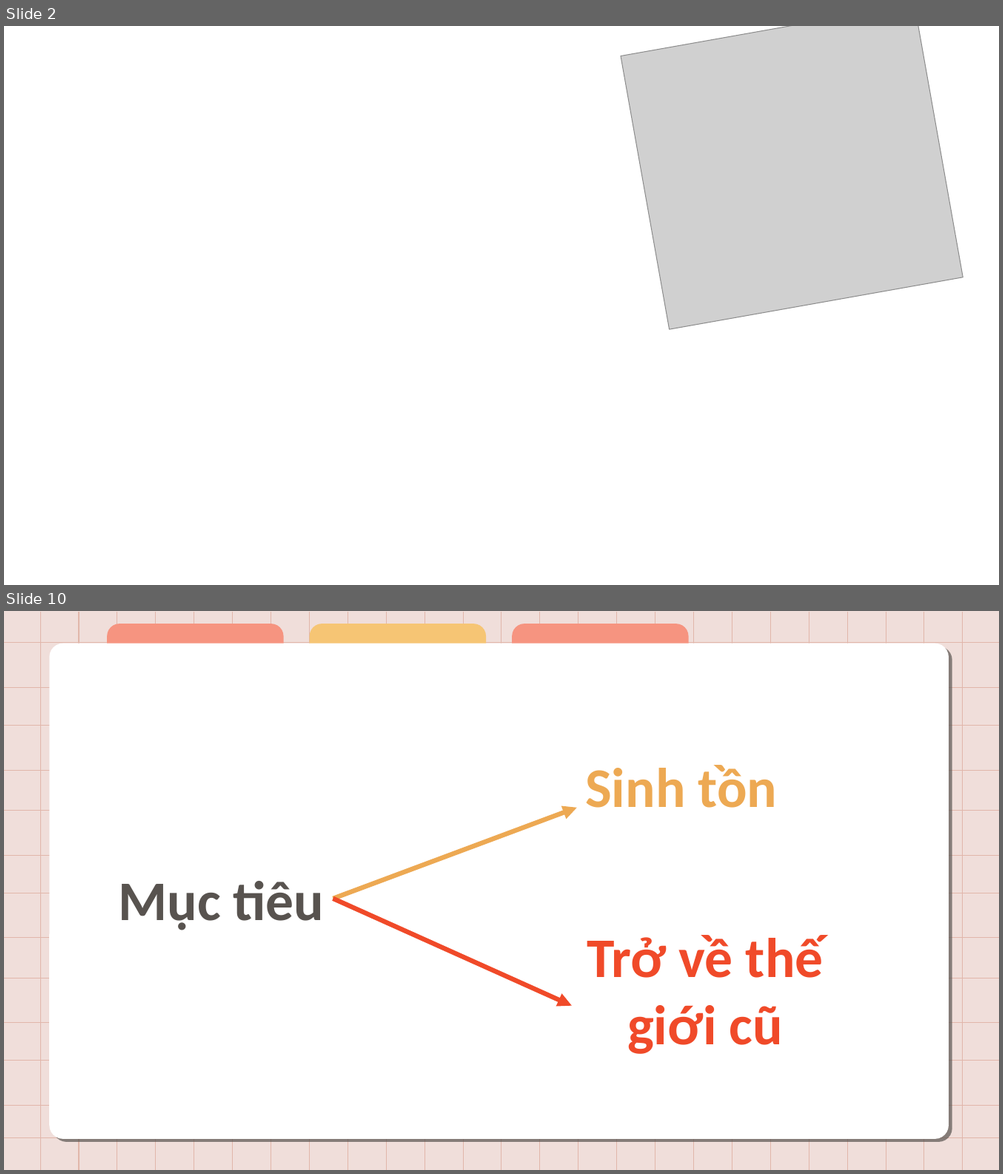
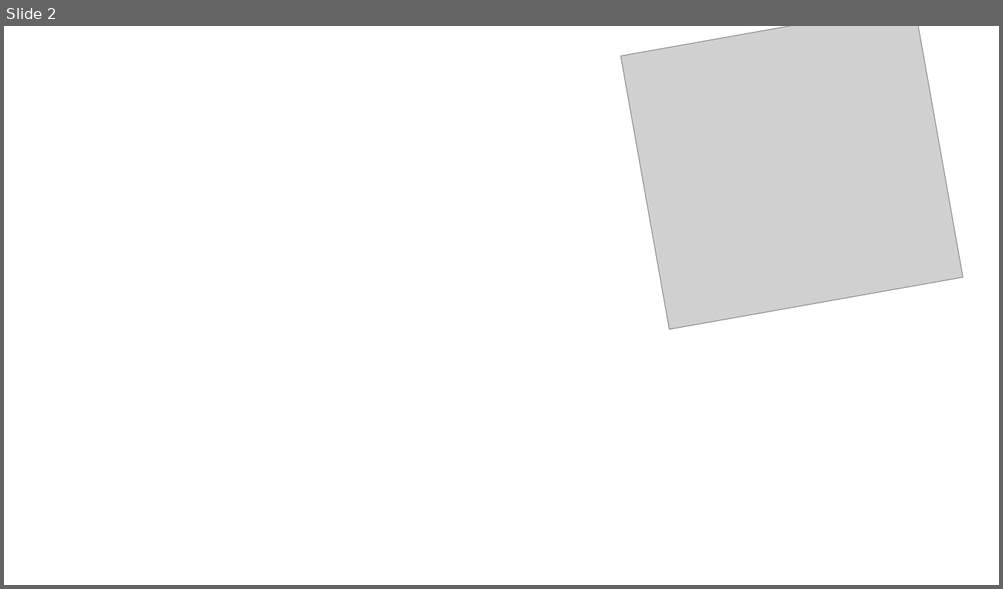
Before and after one commit to HoanxHoan/NguyenVanHoan, a slide deck: Magic of the Wild.pptx. Shown one above the other, each under a label of ours: slides 2 and 10 before the commit, slide 2 after it; the slides between them are not shown. The pictures are 1003x1174 and 1003x589 pixels, drawn with LibreOffice and Linux fonts; fonts in the diff are those of the drawing; grey boxes stand for pictures; background and template pictures are left out. Boxes give left, top, right and bottom in pixels: in the first picture for what was removed or moved away, otherwise in the second. Text is boxed around its words. In the diff, an @@ line names an element or a change of style, - is before the commit and + after.

```diff
--- a/Magic of the Wild.pptx
+++ b/Magic of the Wild.pptx
@@ slide 10 removed at [4, 611, 999, 1170], background #F0DEDA @@
@@ group removed at [50, 624, 948, 1139]: 3 round same rects, 1 rounded rectangle @@
@@ text removed at [585, 765, 777, 808] @@
-Sinh tồn
@@ arrow removed from (333, 899) to (577, 808) @@
@@ text removed at [118, 881, 324, 931] @@
-Mục tiêu
@@ arrow removed from (333, 899) to (572, 1005) @@
@@ text removed at [586, 935, 823, 1054] @@
-Trở về thế giới cũ
@@ group removed at [4, 612, 999, 1170]: 38 lines @@
```
Also in this commit, not shown: 4 slides changed, 6 slides added, 5 other slides removed, 1 other file.
